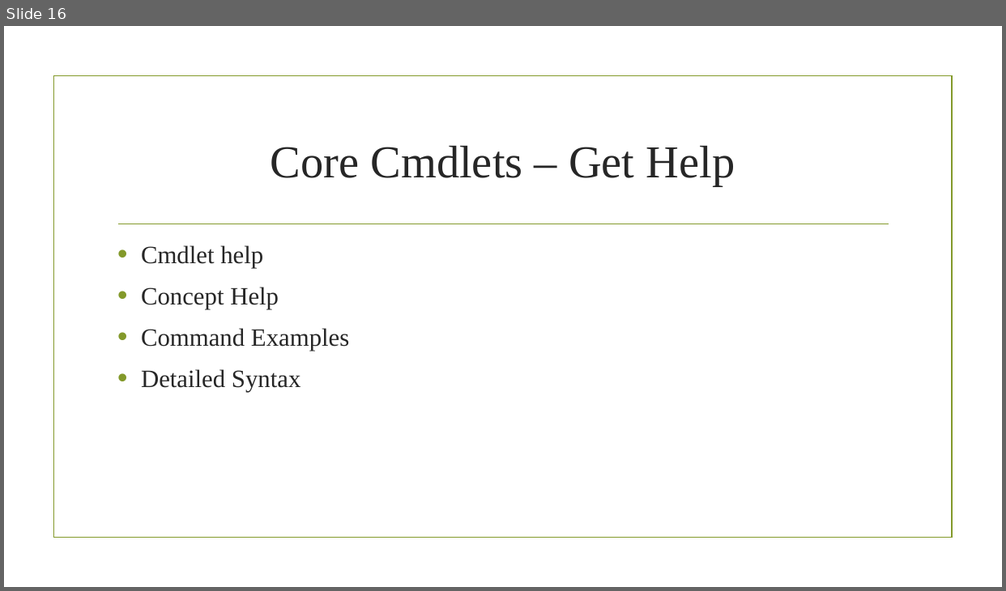
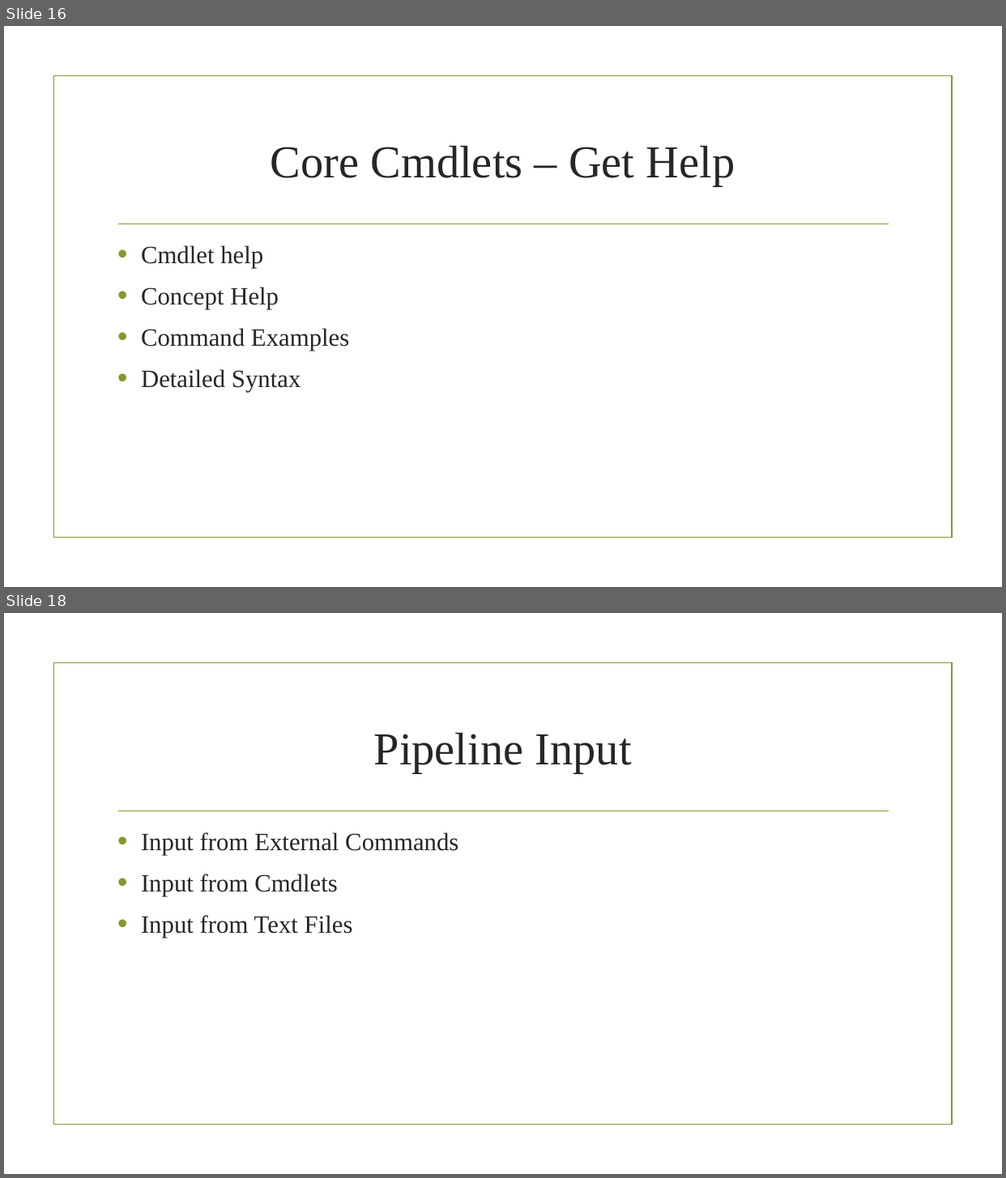
Before and after one commit to Metoraf007/Public_PowerShell, a slide deck: PowerShell for the IT Professional.pptx. Shown one above the other, each under a label of ours: slide 16 before the commit, slides 16 and 18 after it; the slides between them are not shown. The pictures are 1006x591 and 1006x1178 pixels, drawn with LibreOffice and Linux fonts; fonts in the diff are those of the drawing; background and template pictures are left out. Boxes give left, top, right and bottom in pixels: in the first picture for what was removed or moved away, otherwise in the second. Text is boxed around its words. In the diff, an @@ line names an element or a change of style, - is before the commit and + after.

```diff
--- a/PowerShell for the IT Professional.pptx
+++ b/PowerShell for the IT Professional.pptx
@@ slide 18 added at box(4, 613, 1002, 1174), background picture (left out); not listed: 2 template elements that a slide beside it also shows @@
@@ title added at box(374, 733, 632, 773), 44 pt, text #262626 @@
+Pipeline Input
@@ text added at box(141, 833, 458, 938), 24 pt, text #262626 @@
+• Input from External Commands
+• Input from Cmdlets
+• Input from Text Files
```
Also in this commit, not shown: 7 other slides added.
